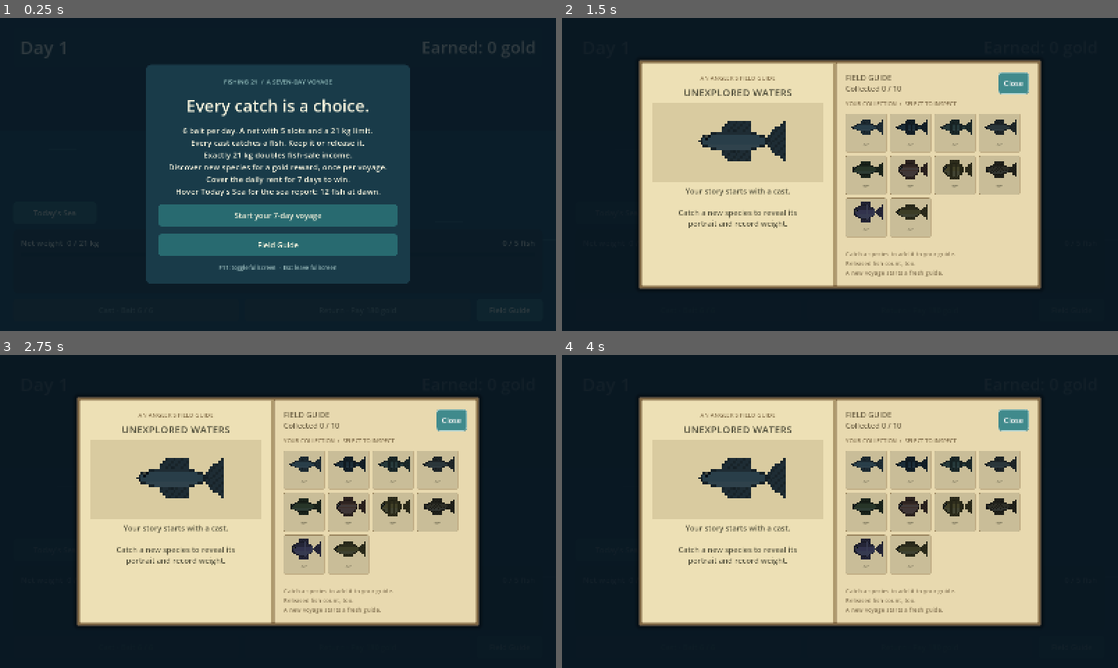
Above: before the commit, frames 1-4 (two rows, left to right).
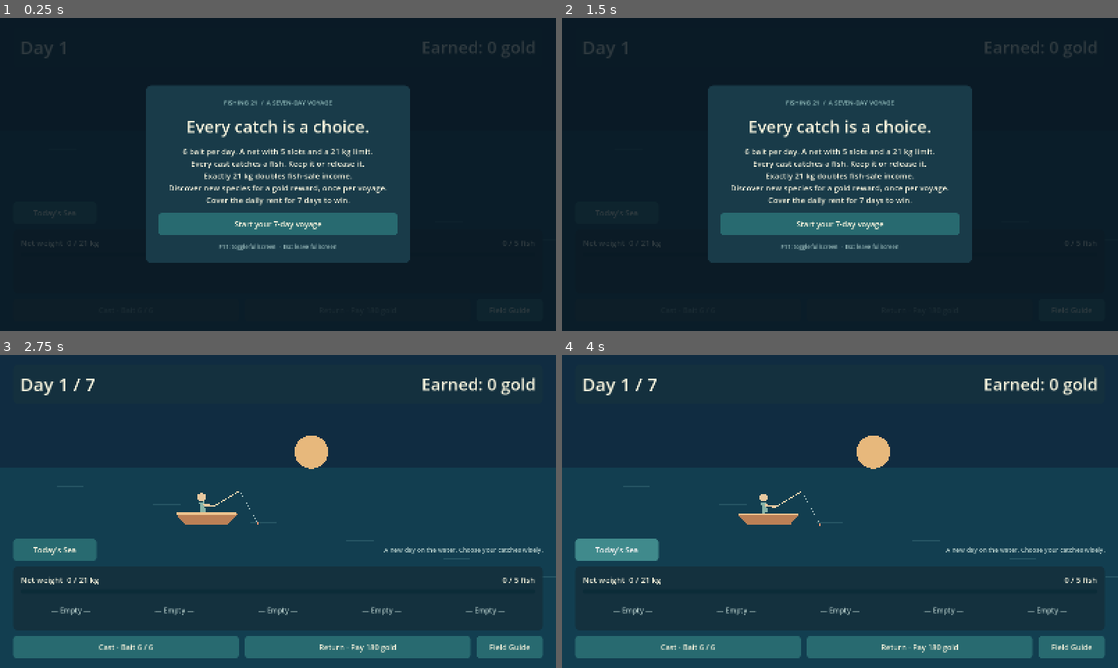
Above: after the commit, the same moments.

Repository: Peggyyyyyyyy123/fishing-21
Game: Godot game, scene res://scenes/main.tscn
Same seed, same stepped clock (60 frames per second), same inputs: the game is played once before the commit and once after it.
Inputs (mouse positions are in pixels of both pictures, inside the frame that each line leads up to):
- Up to frame 1 (0.25 s): no input
- Up to frame 2 (1.5 s): click "Field Guide" at 0.5 s; click "Field Guide" at 1.25 s
- Up to frame 3 (2.75 s): click "Start your 7-day voyage" at 2 s
- Up to frame 4 (4 s): click (840, 552) at 2.75 s, where only the run before the commit has a clickable "Start your 7-day voyage"; click "Today's Sea" at 3.5 s

The runs differ from the first frame. In frame 1, 16% of the frame differs, in the area x 26-74%, y 15-85%; in frame 2, 52%; in frame 3, 99%; in frame 4, 99%, in the area x 0-100%, y 0-100%.

Commit message:
Simplify opening menu text and remove menu field guide entry

Diff:
--- a/presentation/game_view.gd
+++ b/presentation/game_view.gd
@@ -52,8 +52,6 @@
 	%StartButton.text = "Start your %d-day voyage" % config.get_total_days()
 	%StartButton.disabled = false
 	%MenuRules.text = "%d bait per day. A net with %d slots and a %d kg limit.\nEvery cast catches a fish. Keep it or rele …(260 unchanged characters)…
-	if config.sea_pool_size > 0:
-		%MenuRules.text += "\nHover Today's Sea for the sea report: %d fish at dawn." % config.sea_pool_size
 	_menu.show()
 	_result.hide()
 	_sea_report.hide()
@@ -235,7 +233,6 @@
 	menu_layout.add_child(_centered_label("Every catch is a choice.", 48))
 	UiKit.named(_centered_label("", 23), "MenuRules", menu_layout, self)
 	UiKit.named(UiKit.button("Start your voyage"), "StartButton", menu_layout, self).pressed.connect(func(): start_requested.emit())
-	UiKit.named(UiKit.button("Field Guide"), "MenuCatalogButton", menu_layout, self).pressed.connect(open_field_guide)
 	menu_layout.add_child(_centered_label("F11: toggle fullscreen  ·  Esc: leave fullscreen", 16, Color("9cbdbd")))
 	_result = _overlay("ResultOverlay", 0.84)
 	var result_panel := UiKit.panel(UiKit.centered(_result), UiKit.DARK, 16, 32)
@@ -268,7 +265,7 @@
 func _on_field_guide_closed() -> void:
 	_sea_report.blocked = _catch_card.visible
 	if _menu.visible:
-		%MenuCatalogButton.grab_focus()
+		%StartButton.grab_focus()
 	elif _result.visible:
 		%ResultCatalogButton.grab_focus()
 	else:
